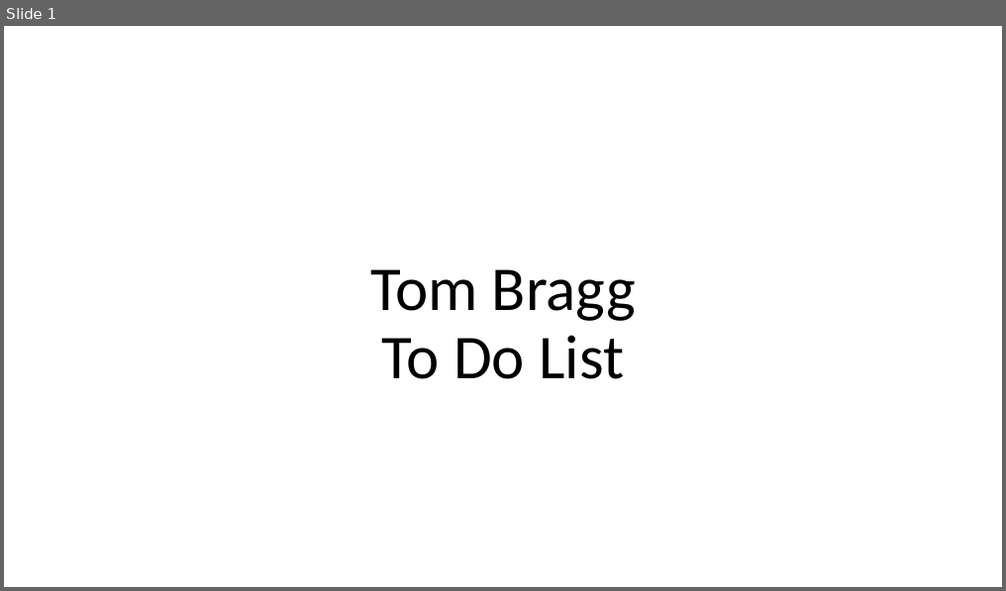
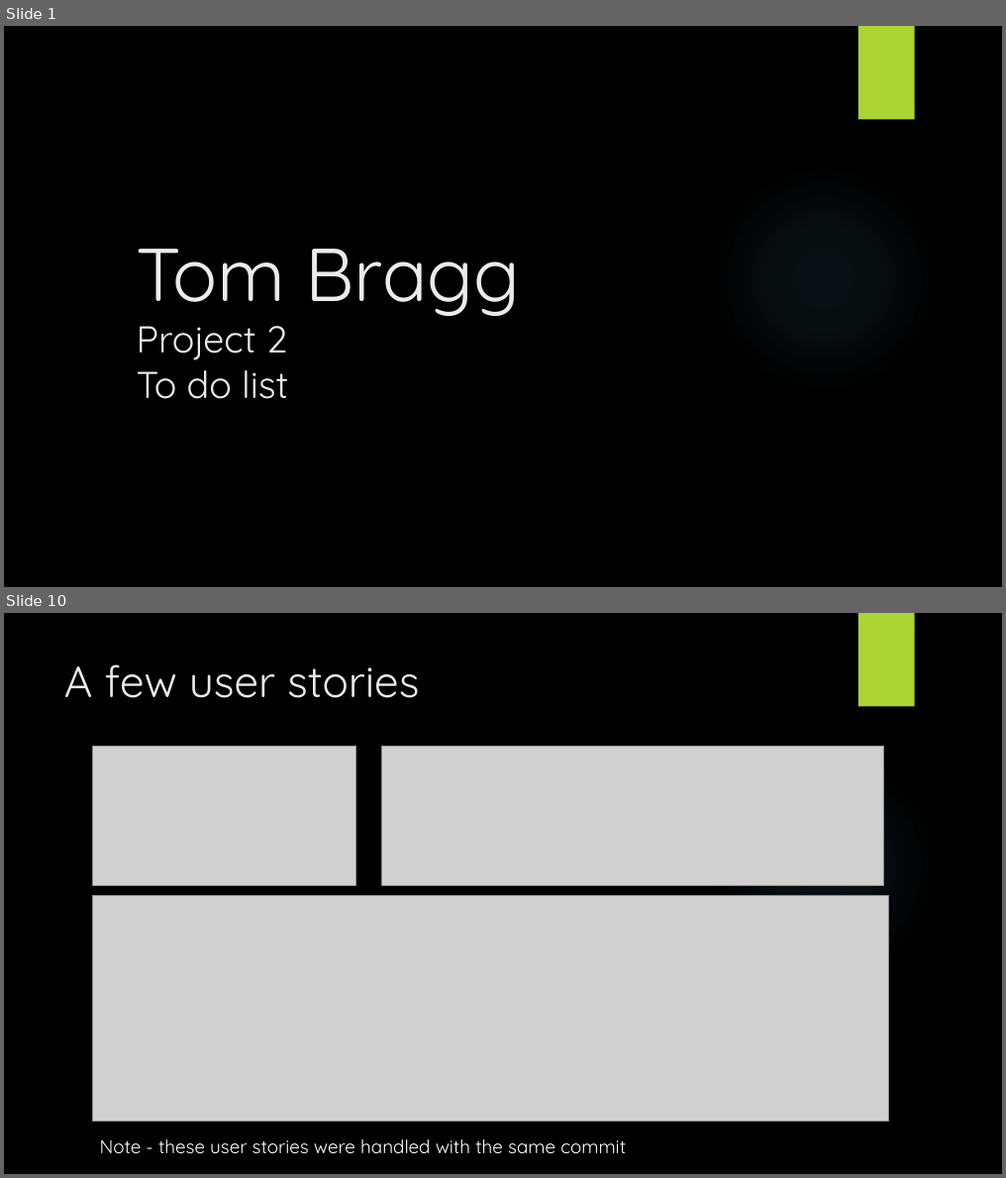
Before and after one commit to TomBraggg/ToDoList, a slide deck: Documentation/TDL presentation.pptx. Shown one above the other, each under a label of ours: slide 1 before the commit, slides 1 and 10 after it; the slides between them are not shown. The pictures are 1006x591 and 1006x1178 pixels, drawn with LibreOffice and Linux fonts; fonts in the diff are those of the drawing; grey boxes stand for pictures; background and template pictures are left out. Boxes give left, top, right and bottom in pixels: in the first picture for what was removed or moved away, otherwise in the second. Text is boxed around its words. In the diff, an @@ line names an element or a change of style, - is before the commit and + after.

```diff
--- a/Documentation/TDL presentation.pptx
+++ b/Documentation/TDL presentation.pptx
@@ slide 10 added at box(4, 613, 1002, 1174), background picture (left out); not listed: 2 template elements that a slide beside it also shows @@
@@ title added at box(64, 664, 419, 698), 42 pt, text #EBEBEB @@
+A few user stories
@@ picture added at box(92, 747, 356, 885) @@
@@ picture added at box(382, 747, 884, 885) @@
@@ picture added at box(92, 896, 889, 1121) @@
@@ text added at box(100, 1140, 626, 1155), 18 pt, text #FFFFFF @@
+Note - these user stories were handled with the same commit
@@ slide 1 changed as well @@
@@ background #FFFFFF to picture (left out) @@
@@ rectangle added at box(858, 26, 915, 120), fill #ACD433 @@
@@ ellipse added at box(709, 163, 939, 393), fill gradient #7AC4F0 @@
@@ title at box(137, 249, 521, 399): text changed; size 60 to 36 pt; font Calibri to Quicksand; text colour #000000 to #EBEBEB @@
-Tom Bragg
-To Do List
+Tom Bragg
+Project 2
+To do list
```
Also in this commit, not shown: 4 other slides changed, 7 other slides added, 4 slides removed, 4 other files.
